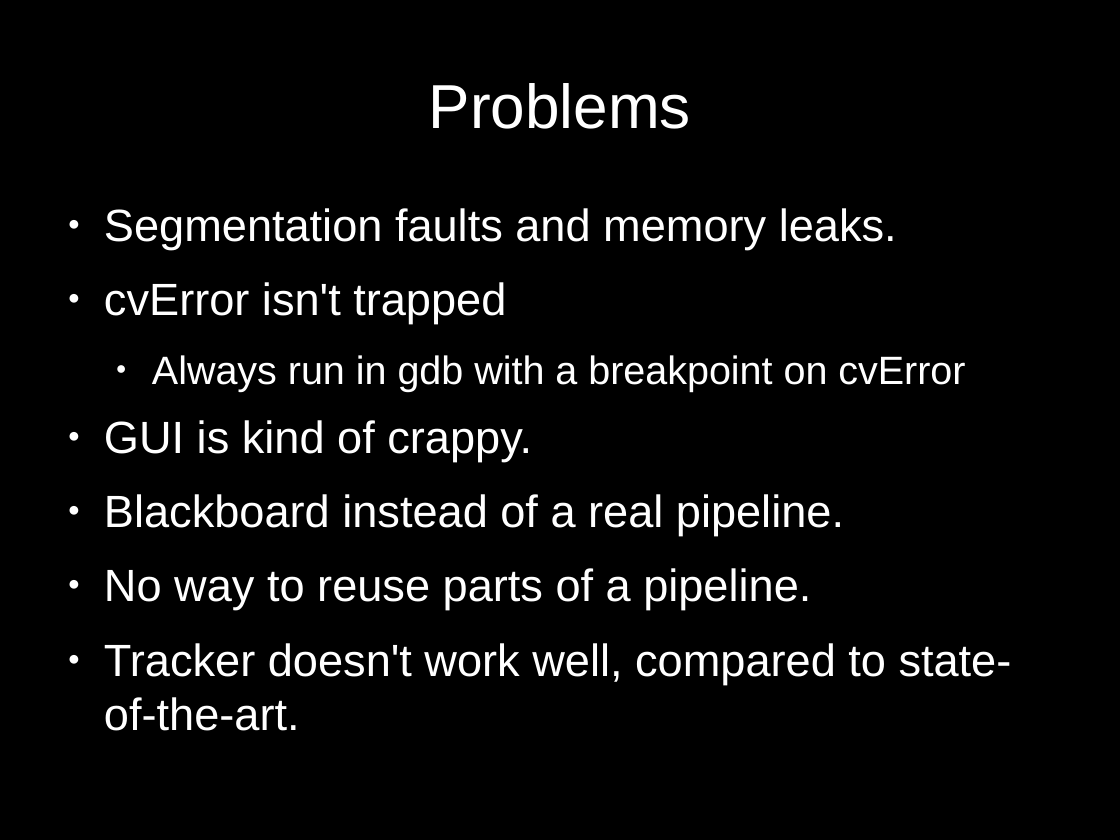
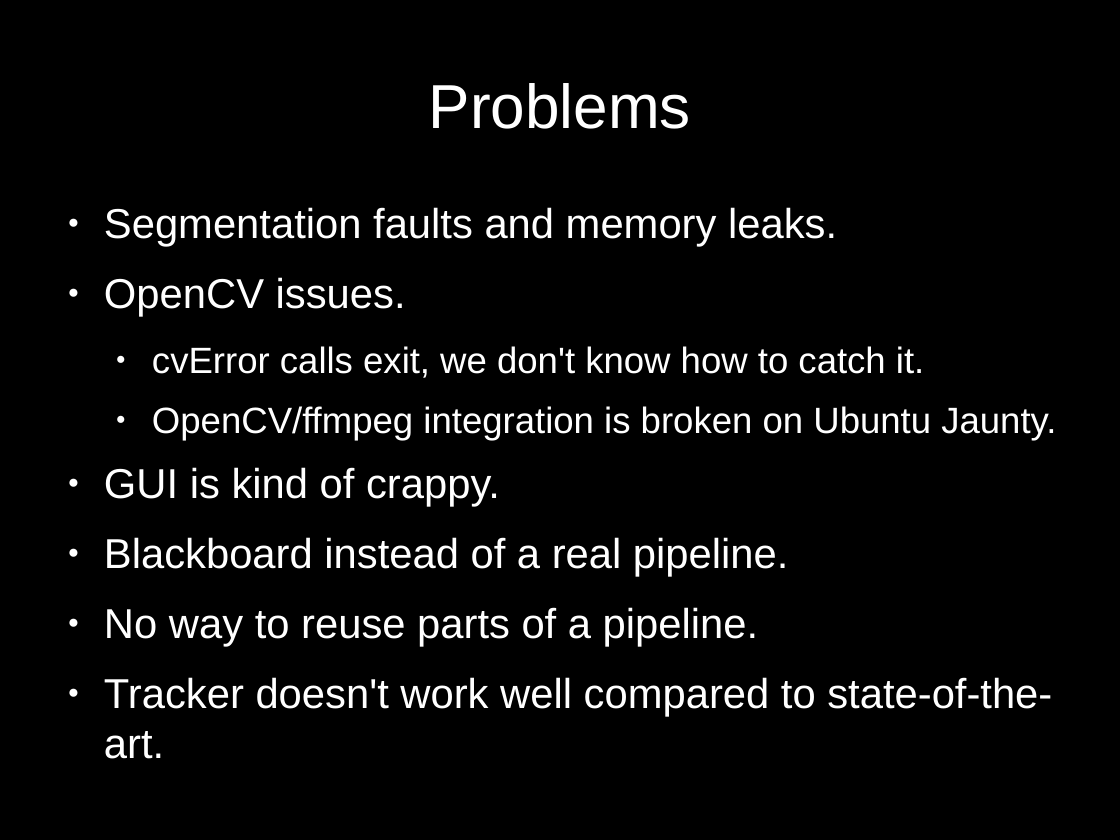
Before and after one commit to d28b/swistrack, a slide deck: slide 24 of Doc/tutorial.stefie10.06.2009/tutorialSlides.odp (slide 22 before the commit). Drawn at 1120x840 pixels with LibreOffice and Linux fonts; fonts in the diff are those of the drawing. Boxes give left, top, right and bottom in pixels: in the first picture for what was removed or moved away, otherwise in the second. Text is boxed around its words. In the diff, an @@ line names an element or a change of style, - is before the commit and + after.

Commit message:
More to the new pipeline sequence.

```diff
--- a/Doc/tutorial.stefie10.06.2009/tutorialSlides.odp
+++ b/Doc/tutorial.stefie10.06.2009/tutorialSlides.odp
@@ text at bbox=[104, 207, 837, 647]: size 32 to 29.6 pt in "Segmentation faults and memory leaks.", "GUI is kind of crappy.", "Blackboard instead of a real pipeline.", "No way to reuse parts of a ..." @@
@@ text at bbox=[104, 277, 1056, 440]: text changed; size 28 to 25.9 pt @@
-● cvError isn't trapped
-  ● Always run in gdb with a breakpoint on cvError
+● OpenCV issues.
+  ● cvError calls exit, we don't know how to catch it.
+  ● OpenCV/ffmpeg integration is broken on Ubuntu Jaunty.
@@ text at bbox=[104, 677, 1052, 759]: text changed; size 32 to 29.6 pt @@
-● Tracker doesn't work well, compared to state-of-the-art.
+● Tracker doesn't work well compared to state-of-the-art.
```
Also in this commit, not shown: 2 other slides changed, 3 slides added, 1 slide removed, 2 other files.
